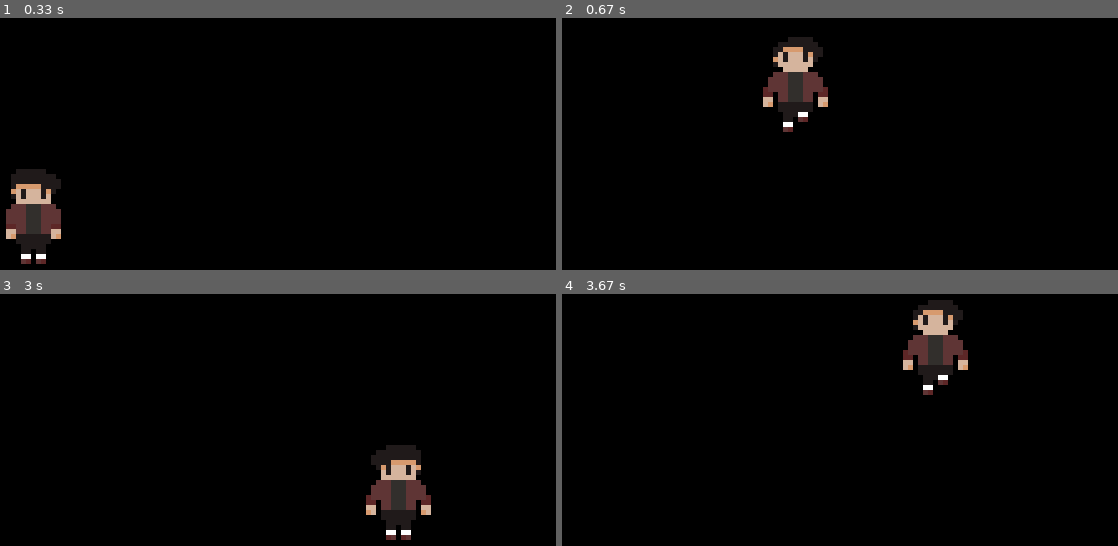
Above: before the commit, frames 1-4 (two rows, left to right).
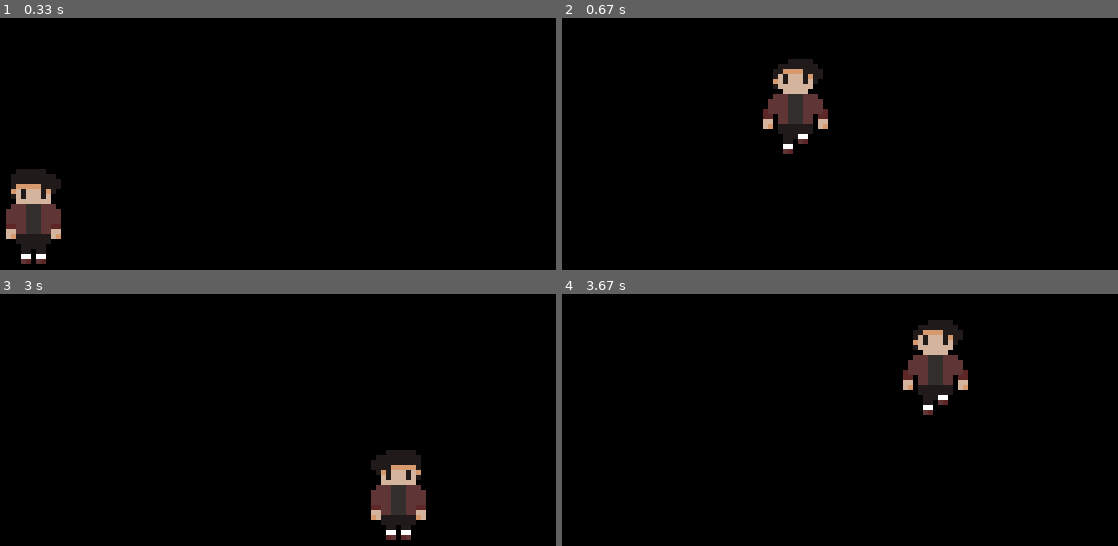
Above: after the commit, the same moments.

Repository: VinicciusSantos/Estudos-Pygame
Game: pygame game, started from main.py
Same seed, same stepped clock (60 frames per second), same inputs: the game is played once before the commit and once after it.
Inputs:
- Up to frame 1 (0.33 s): no input
- Up to frame 2 (0.67 s): hold W from 0.33 s (still down); hold Right from 0.33 s (still down)
- Up to frame 3 (3 s): release W at 0.8 s; release Right at 0.8 s; hold Right 0.83-1.3 s; hold Right 1.67-2.13 s; hold Left 2.17-2.7 s; hold Left from 2.73 s (still down)
- Up to frame 4 (3.67 s): release Left at 3.13 s; hold Up 3.17-3.53 s; hold Right from 3.57 s (still down)

Frame 1 is identical in both runs. In frame 2, 3.4% of the frame differs, in the area x 36-48%, y 7-54%; in frame 3, 1.2%; in frame 4, 3.3%.

Commit message:
Pulo refatorado

Diff:
--- a/main.py
+++ b/main.py
@@ -24,7 +24,7 @@
 # Criando a gravidade:
 aceleracao_x = aceleracao_y = 0
 tempo = pygame.time.Clock()
-G = 40
+G = 10
 
 
 # Configurando o personagem principal
@@ -50,6 +50,8 @@
         self.pular = False
         self.reverse = False
 
+        self.forca_y = 0
+
 
     def pulo(self): # Função chamada quando apertamos "W" ou "Up"
         self.pular = True
@@ -60,7 +62,7 @@
     def update(self):
         # Configurando o pulo:
         if self.pular:
-            if self.rect.y == chao - 150: # Quando chegar em 150 pixels acima do chão (altura máxima) a animação é a de descer
+            if self.forca_y < 0:
                 self.descer = True
             if self.descer == True:
                 self.atual = 10
@@ -68,7 +70,7 @@
                 self.atual = 9
 
         # Personagem parado e respirando (alternando entre as sprites 0, 1, 2 e 3. O primeiro sprite é mais demorado )
-        elif self.correr == False and self.pular == False:
+        elif  not self.correr:
             if int(self.atual) == 0: # Se o sprite for 0, ele vai demorar mais pra alternar
                 self.atual += 0.05
             else:
@@ -77,16 +79,16 @@
                 self.atual = 0
 
         elif self.correr and self.indice % 2 == 0:
-            self.atual = self.reverse and self.atual - 1 or self.atual + 1
-
             # se o index da animacao for maior ou igual a 8, reverter a animacao
             # se for menor que 4, ir no fluxo normal,
             # se nao for nenhum dos dois, nao mudar, continuar sendo True ou False
             self.reverse = self.atual >= 8 or (False if self.atual <= 4 else self.reverse)
 
+            self.atual = self.reverse and self.atual - 1 or self.atual + 1
+
+
         self.indice += 1
-        #if self.atual != 0:
-            #print(self.atual)
+
         self.image = self.sprites[int(self.atual)]
 
         if self.rect.y == chao:
@@ -114,7 +116,7 @@
     if pygame.key.get_pressed()[K_w] or pygame.key.get_pressed()[K_UP]:
         personagem.pulo()
         if personagem.rect.y == chao:
-            aceleracao_y = -20
+            personagem.forca_y = 150
 
     # Ir para a esquerda:
     if pygame.key.get_pressed()[K_a] or pygame.key.get_pressed()[K_LEFT]:
@@ -127,16 +129,20 @@
         personagem.andar()
         personagem.rect.x += vel
 
-    # Aplicando a gravidade
-    T = tempo.get_time() / 1000
-    F = G * T
-    aceleracao_y += F
-    personagem.rect.y += aceleracao_y
+
+    # Se o personagem estiver pulando, descolar sua posição no eixo y de acordo
+    if personagem.pular:
+        desolocamento = (-personagem.forca_y)/10
+        personagem.forca_y -= G
+        personagem.rect.y += desolocamento
 
     # Definindo a colisão com o chão
     chao = 400
     if personagem.rect.y >= chao:
         personagem.rect.y = chao
+        personagem.forca_y = 0
+
+
 
     # Desenhando o personagem e Atualizando a tela
     todas_as_sprites.draw(tela)
